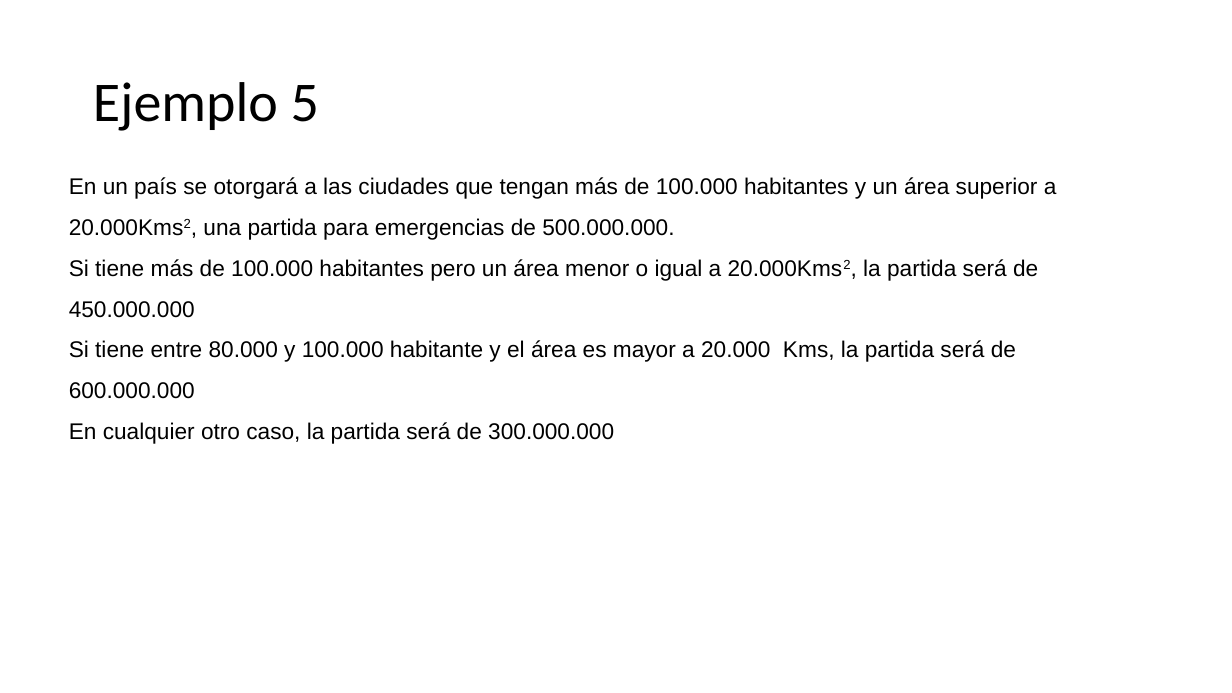
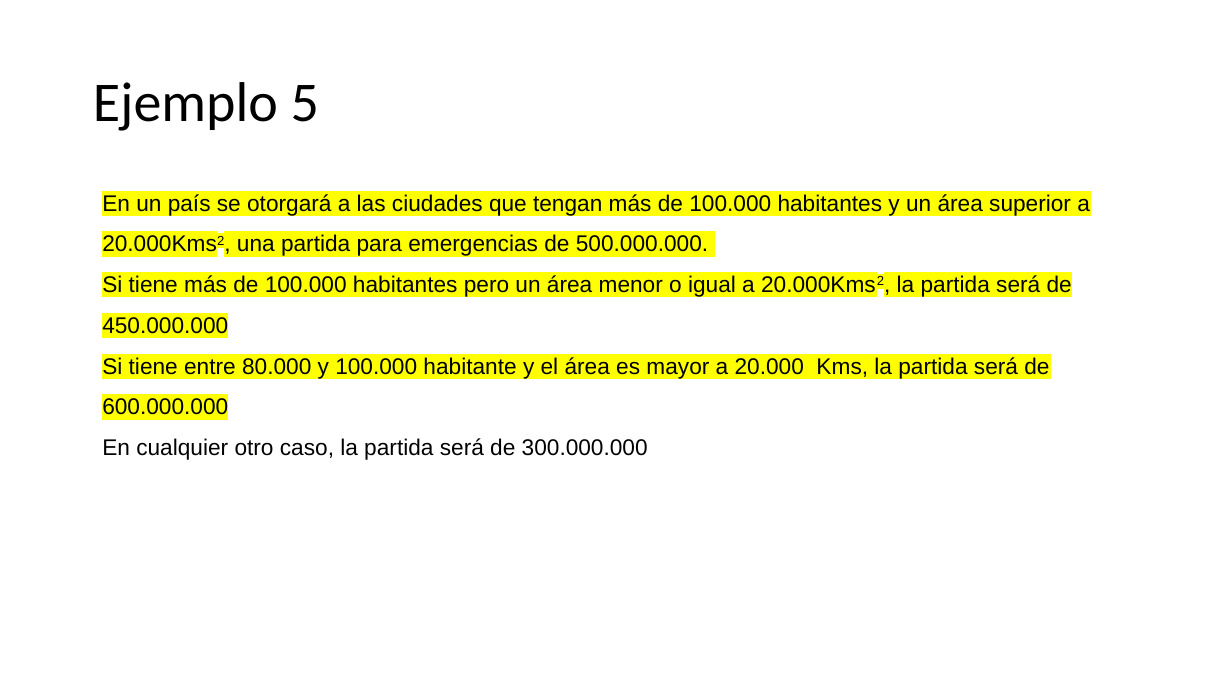
Before and after one commit to CesarLopez-Profe/Logica-de-programacion, a slide deck: slide 13 of Slides/3_Estructuras condicionales.pptx. Drawn at 1232x693 pixels with LibreOffice and Linux fonts; fonts in the diff are those of the drawing; background and template pictures are left out. Boxes give left, top, right and bottom in pixels: in the first picture for what was removed or moved away, otherwise in the second. Text is boxed around its words. In the diff, an @@ line names an element or a change of style, - is before the commit and + after.

```diff
--- a/Slides/3_Estructuras condicionales.pptx
+++ b/Slides/3_Estructuras condicionales.pptx
@@ text "En un país se otorgará ...": place and size @@
-text "En un país se otorgará ..." at [69,177,1057,444]
+text "En un país se otorgará ..." at [102,194,1090,460]
@@ text at [102,194,1090,415]: highlight none to #FFFF00 in "En un país se otorgará a las ...", "Si tiene más de 100.000 habitantes pero ...", "Si tiene entre 80.000 y 100.000 habitante ..." @@
```
Also in this commit, not shown: 1 other file.
